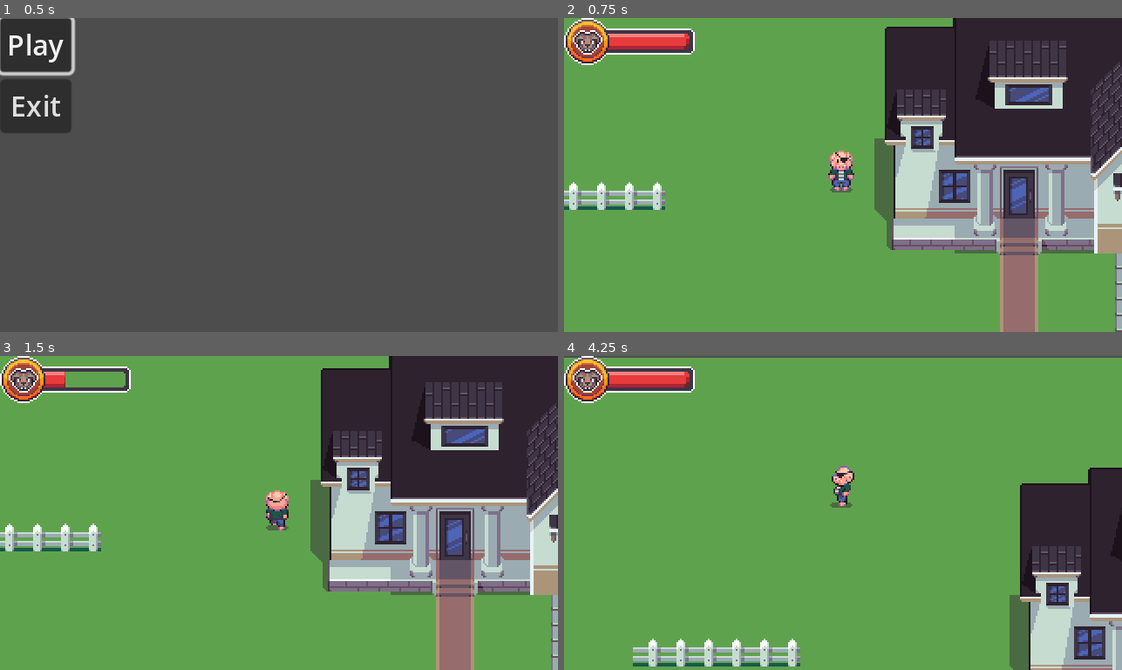
Above: before the commit, frames 1-4 (two rows, left to right).
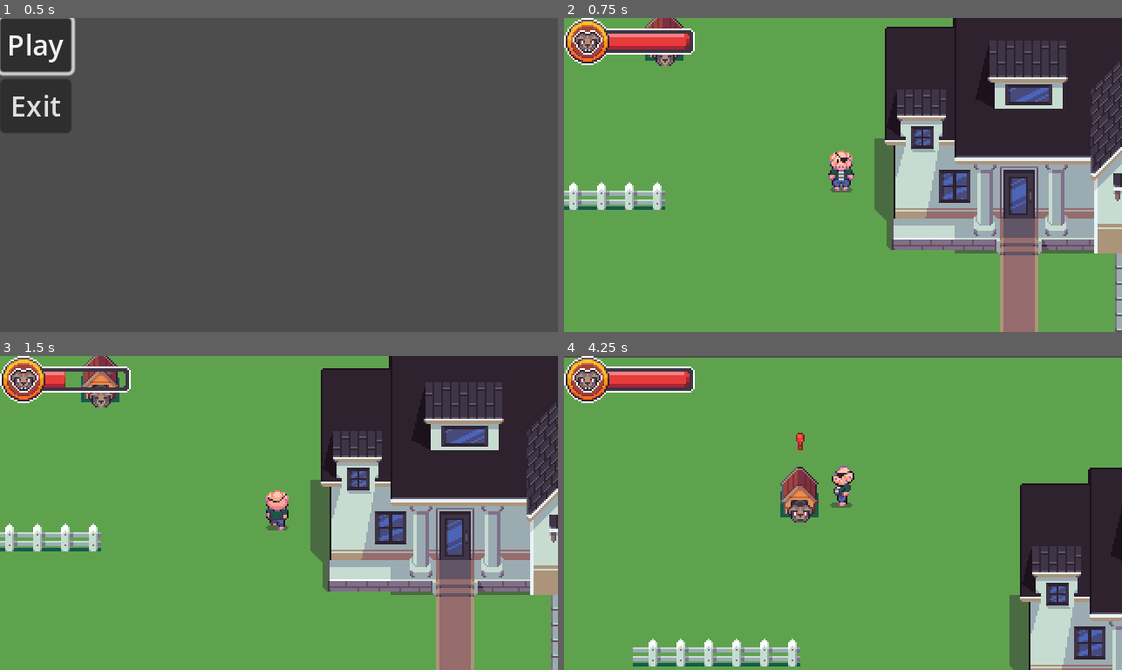
Above: after the commit, the same moments.

Repository: Hudell/ludum-dare-2023
Game: Godot game, scene res://source/scenes/title.tscn
Two runs of this game, one before a commit and one after it. Both use one fixed random seed, a clock stepped at 60 frames per second and the inputs below.
Inputs:
- Up to frame 1 (0.5 s): no input
- Up to frame 2 (0.75 s): click "Play" at 0.5 s
- Up to frame 3 (1.5 s): tap Enter at 1.25 s; hold Up (ui_up) from 1.28 s (still down)
- Up to frame 4 (4.25 s): release Up (ui_up) at 2.78 s; hold Left (ui_left) from 2.78 s (still down)

Frame 1 is identical in both runs. In frame 2, 0.4% of the frame differs, in the area x 14-22%, y 0-16%; in frame 3, 0.7%; in frame 4, 1.1%, in the area x 38-46%, y 24-54%.

Commit message:
Dog

Diff:
--- /dev/null
+++ b/source/dog.gd
@@ -0,0 +1,24 @@
+extends CharacterBody2D
+
+func _ready():
+	$Exclamation.visible = false
+
+func _physics_process(delta):
+	if Global.player_volume_level >= 0.98:
+		$PlayerDetector.monitoring = true
+	else:
+		$PlayerDetector.monitoring = false
+
+func _on_player_detector_player_seen():
+	$AnimationPlayer.play("wake")
+
+func got_caught():
+	Global.got_caught()
+
+func _on_animation_player_animation_finished(anim_name):
+	if anim_name == "wake":
+		$Exclamation.visible = true
+		$AnimationPlayer.play("bark")
+
+func _on_exclamation_animation_finished():
+	$Exclamation.visible = false
--- /dev/null
+++ b/source/dog.tscn
@@ -0,0 +1,196 @@
+[gd_scene load_steps=20 format=3 uid="uid://dnhxhnmlrp60l"]
+
+[ext_resource type="Script" path="res://source/dog.gd" id="1_1ccjv"]
+[ext_resource type="Texture2D" uid="uid://dy6iyoerwx7xy" path="res://assets/img/dog.png" id="1_qd1kl"]
+[ext_resource type="PackedScene" uid="uid://csr72687hk4ee" path="res://source/player/player_detector.tscn" id="2_72pmv"]
+[ext_resource type="Texture2D" uid="uid://dl8l17lvf63bg" path="res://assets/img/exclamation.png" id="4_lwb6t"]
+
+[sub_resource type="Animation" id="Animation_ujrtv"]
+resource_name = "sleep"
+length = 1.2
+loop_mode = 1
+step = 0.2
+tracks/0/type = "value"
+tracks/0/imported = false
+tracks/0/enabled = true
+tracks/0/path = NodePath("Sprite2D:frame")
+tracks/0/interp = 1
+tracks/0/loop_wrap = true
+tracks/0/keys = {
+"times": PackedFloat32Array(0, 0.2, 0.4, 0.6, 0.8, 1),
+"transitions": PackedFloat32Array(1, 1, 1, 1, 1, 1),
+"update": 1,
+"values": [0, 1, 2, 3, 4, 5]
+}
+
+[sub_resource type="Animation" id="Animation_06myn"]
+length = 0.001
+tracks/0/type = "value"
+tracks/0/imported = false
+tracks/0/enabled = true
+tracks/0/path = NodePath("Sprite2D:frame")
+tracks/0/interp = 1
+tracks/0/loop_wrap = true
+tracks/0/keys = {
+"times": PackedFloat32Array(0),
+"transitions": PackedFloat32Array(1),
+"update": 1,
+"values": [0]
+}
+
+[sub_resource type="Animation" id="Animation_kjs41"]
+resource_name = "bark"
+length = 1.2
+step = 0.2
+tracks/0/type = "value"
+tracks/0/imported = false
+tracks/0/enabled = true
+tracks/0/path = NodePath("Sprite2D:frame")
+tracks/0/interp = 1
+tracks/0/loop_wrap = true
+tracks/0/keys = {
+"times": PackedFloat32Array(0, 0.2, 0.4, 0.6, 0.8, 1),
+"transitions": PackedFloat32Array(1, 1, 1, 1, 1, 1),
+"update": 1,
+"values": [7, 8, 9, 7, 8, 9]
+}
+tracks/1/type = "method"
+tracks/1/imported = false
+tracks/1/enabled = true
+tracks/1/path = NodePath(".")
+tracks/1/interp = 1
+tracks/1/loop_wrap = true
+tracks/1/keys = {
+"times": PackedFloat32Array(1),
+"transitions": PackedFloat32Array(1),
+"values": [{
+"args": [],
+"method": &"got_caught"
+}]
+}
+
+[sub_resource type="Animation" id="Animation_naujk"]
+resource_name = "wake"
+length = 0.6
+step = 0.2
+tracks/0/type = "value"
+tracks/0/imported = false
+tracks/0/enabled = true
+tracks/0/path = NodePath("Sprite2D:frame")
+tracks/0/interp = 1
+tracks/0/loop_wrap = true
+tracks/0/keys = {
+"times": PackedFloat32Array(0, 0.2, 0.4),
+"transitions": PackedFloat32Array(1, 1, 1),
+"update": 1,
+"values": [5, 6, 7]
+}
+
+[sub_resource type="AnimationLibrary" id="AnimationLibrary_extwp"]
+_data = {
+"RESET": SubResource("Animation_06myn"),
+"bark": SubResource("Animation_kjs41"),
+"sleep": SubResource("Animation_ujrtv"),
+"wake": SubResource("Animation_naujk")
+}
+
+[sub_resource type="RectangleShape2D" id="RectangleShape2D_1ceee"]
+size = Vector2(21, 25)
+
+[sub_resource type="CircleShape2D" id="CircleShape2D_8xaly"]
+radius = 78.0256
+
+[sub_resource type="AtlasTexture" id="AtlasTexture_xognh"]
+atlas = ExtResource("4_lwb6t")
+region = Rect2(0, 0, 11, 22)
+
+[sub_resource type="AtlasTexture" id="AtlasTexture_6pkhm"]
+atlas = ExtResource("4_lwb6t")
+region = Rect2(11, 0, 11, 22)
+
+[sub_resource type="AtlasTexture" id="AtlasTexture_r5ytr"]
+atlas = ExtResource("4_lwb6t")
+region = Rect2(22, 0, 11, 22)
+
+[sub_resource type="AtlasTexture" id="AtlasTexture_xsfkj"]
+atlas = ExtResource("4_lwb6t")
+region = Rect2(33, 0, 11, 22)
+
+[sub_resource type="AtlasTexture" id="AtlasTexture_ldc8t"]
+atlas = ExtResource("4_lwb6t")
+region = Rect2(44, 0, 11, 22)
+
+[sub_resource type="AtlasTexture" id="AtlasTexture_7vya2"]
+atlas = ExtResource("4_lwb6t")
+region = Rect2(55, 0, 11, 22)
+
+[sub_resource type="AtlasTexture" id="AtlasTexture_bpnjj"]
+atlas = ExtResource("4_lwb6t")
+region = Rect2(66, 0, 11, 22)
+
+[sub_resource type="SpriteFrames" id="SpriteFrames_jviqa"]
+animations = [{
+"frames": [{
+"duration": 1.0,
+"texture": SubResource("AtlasTexture_xognh")
+}, {
+"duration": 1.0,
+"texture": SubResource("AtlasTexture_6pkhm")
+}, {
+"duration": 1.0,
+"texture": SubResource("AtlasTexture_r5ytr")
+}, {
+"duration": 1.0,
+"texture": SubResource("AtlasTexture_xsfkj")
+}, {
+"duration": 1.0,
+"texture": SubResource("AtlasTexture_ldc8t")
+}, {
+"duration": 1.0,
+"texture": SubResource("AtlasTexture_7vya2")
+}, {
+"duration": 1.0,
+"texture": SubResource("AtlasTexture_bpnjj")
+}],
+"loop": false,
+"name": &"default",
+"speed": 10.0
+}]
+
+[node name="Dog" type="CharacterBody2D"]
+script = ExtResource("1_1ccjv")
+
+[node name="Sprite2D" type="Sprite2D" parent="."]
+texture = ExtResource("1_qd1kl")
+hframes = 10
+
+[node name="AnimationPlayer" type="AnimationPlayer" parent="."]
+autoplay = "sleep"
+libraries = {
+"": SubResource("AnimationLibrary_extwp")
+}
+
+[node name="CollisionShape2D" type="CollisionShape2D" parent="."]
+position = Vector2(-0.5, 2.5)
+shape = SubResource("RectangleShape2D_1ceee")
+
+[node name="PlayerDetector" parent="." instance=ExtResource("2_72pmv")]
+monitoring = false
+
+[node name="CollisionPolygon2D" parent="PlayerDetector" index="0"]
+polygon = PackedVector2Array()
+disabled = true
+
+[node name="CollisionShape2D" type="CollisionShape2D" parent="PlayerDetector"]
+shape = SubResource("CircleShape2D_8xaly")
+
+[node name="Exclamation" type="AnimatedSprite2D" parent="."]
+z_index = 10
+position = Vector2(0, -37)
+sprite_frames = SubResource("SpriteFrames_jviqa")
+
+[connection signal="animation_finished" from="AnimationPlayer" to="." method="_on_animation_player_animation_finished"]
+[connection signal="player_seen" from="PlayerDetector" to="." method="_on_player_detector_player_seen"]
+[connection signal="animation_finished" from="Exclamation" to="." method="_on_exclamation_animation_finished"]
+
+[editable path="PlayerDetector"]
--- a/source/map/map.tscn
+++ b/source/map/map.tscn
@@ -190,7 +190,7 @@
 sources/1 = SubResource("TileSetAtlasSource_s1npd")
 
 [sub_resource type="RectangleShape2D" id="RectangleShape2D_kcag4"]
-size = Vector2(10, 640)
+size = Vector2(10, 882)
 
 [node name="Map" type="TileMap"]
 y_sort_enabled = true
--- a/stages/sample_stage.tscn
+++ b/stages/sample_stage.tscn
@@ -1,10 +1,11 @@
-[gd_scene load_steps=7 format=3 uid="uid://c0nkyb3vc6rpn"]
+[gd_scene load_steps=8 format=3 uid="uid://c0nkyb3vc6rpn"]
 
 [ext_resource type="PackedScene" uid="uid://d30fr6vnokm48" path="res://source/map/map.tscn" id="1_nk5kv"]
 [ext_resource type="PackedScene" uid="uid://lj556bic6wni" path="res://source/npc.tscn" id="2_tr5pa"]
 [ext_resource type="PackedScene" uid="uid://bmtr0w8oy0x6f" path="res://source/map/route_point.tscn" id="3_6y6ek"]
 [ext_resource type="Texture2D" uid="uid://0hvtpoowixr6" path="res://assets/img/npc2.png" id="3_ak0r5"]
 [ext_resource type="PackedScene" uid="uid://dhtvq0bluivp6" path="res://source/map/house.tscn" id="4_5ho55"]
+[ext_resource type="PackedScene" uid="uid://dnhxhnmlrp60l" path="res://source/dog.tscn" id="5_boa4p"]
 
 [sub_resource type="AnimationNodeStateMachinePlayback" id="AnimationNodeStateMachinePlayback_uae0r"]
 
@@ -53,6 +54,9 @@
 [node name="House" parent="Objects" index="2" instance=ExtResource("4_5ho55")]
 position = Vector2(676, 135)
 
+[node name="Dog" parent="Objects" index="3" instance=ExtResource("5_boa4p")]
+position = Vector2(448, 79)
+
 [node name="MapEdges" parent="." index="5"]
 visible = true
 
